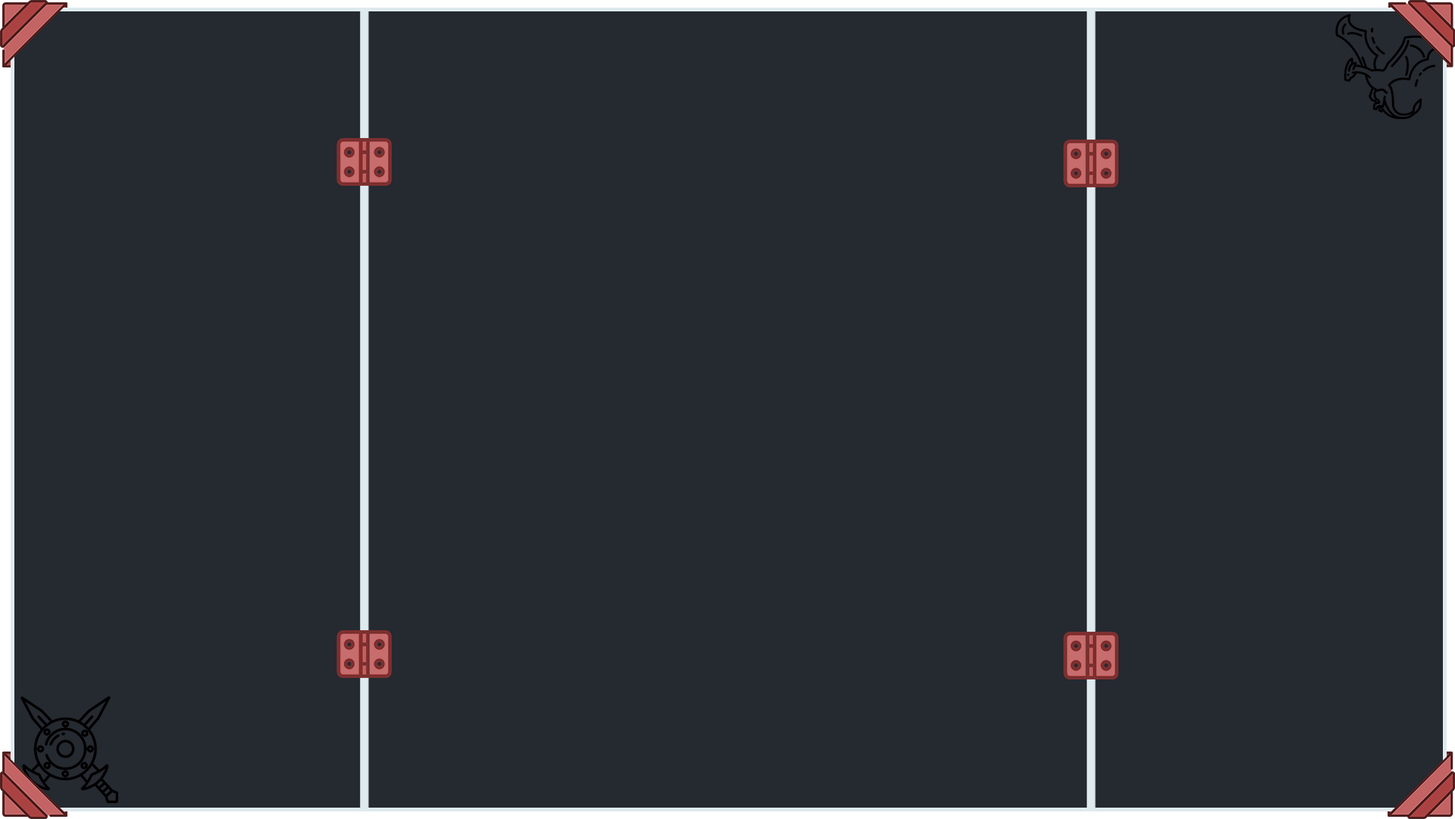
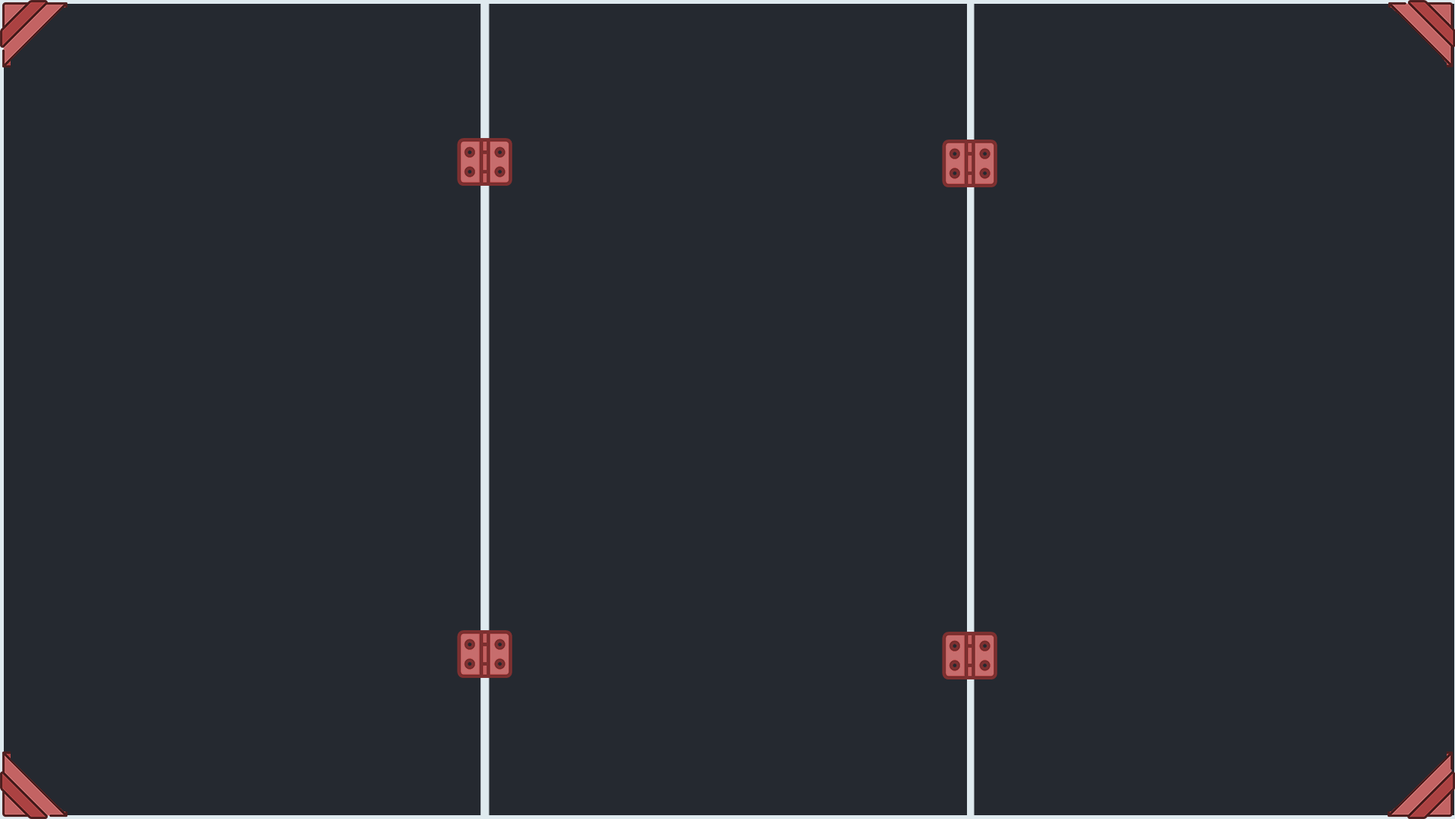
Before/after of a w=1455, h=819 layered artwork. What changed in the layer stack:
painted on "bandera" over box(336, 137, 1119, 680)
painted on "Shape 1" (1st of 2) over box(360, 0, 490, 819)
painted on "Shape 1" (2nd of 2) over box(967, 0, 1097, 819)
removed layer "blindaje" over box(12, 695, 119, 803)
removed layer "continuar" over box(1335, 13, 1436, 120)
painted on "Rectangle 1" over box(0, 0, 1455, 819)
